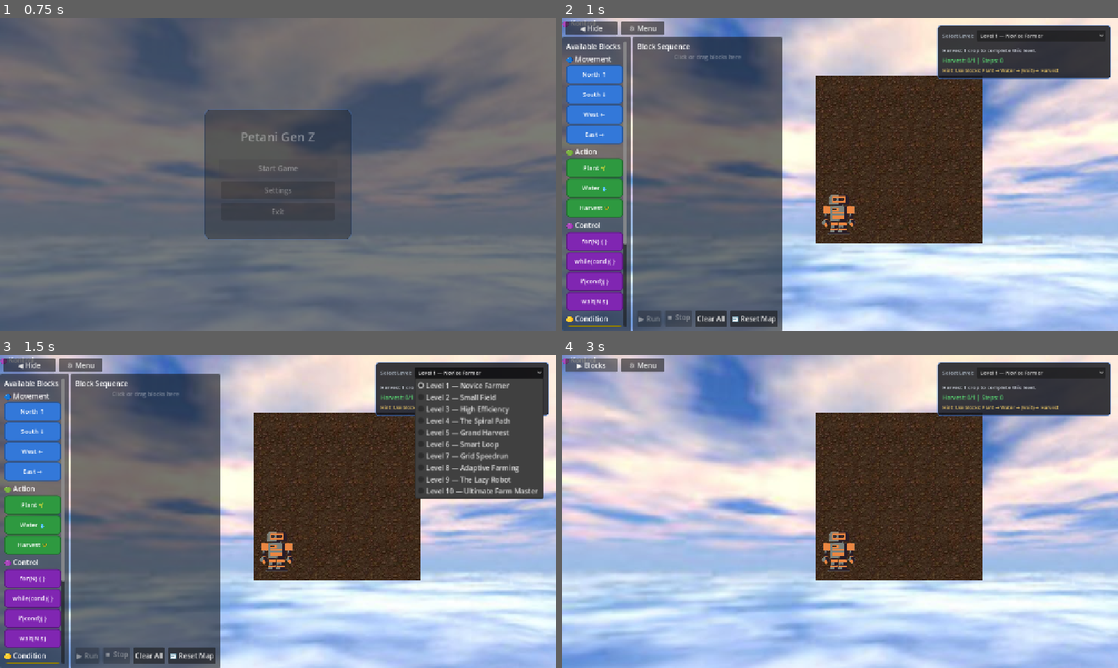
Above: before the commit, frames 1-4 (two rows, left to right).
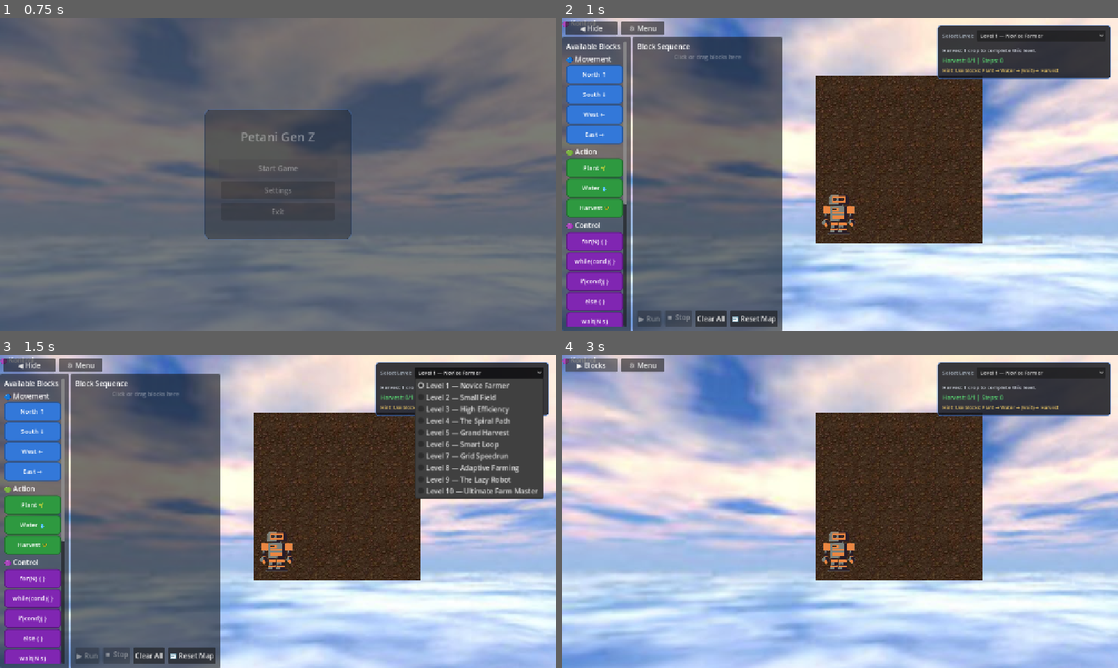
Above: after the commit, the same moments.

Repository: Kemas-Nayar/petani-gen-z
Game: Godot game, scene res://main_menu.tscn
Two runs of this game, one before a commit and one after it. Both use one fixed random seed, a clock stepped at 60 frames per second and the inputs below.
Inputs:
- Up to frame 1 (0.75 s): click "Start Game" at 0.5 s
- Up to frame 2 (1 s): no input
- Up to frame 3 (1.5 s): click "Level 1 — Novice Farmer" at 1.25 s
- Up to frame 4 (3 s): click "Level 1 — Novice Farmer" at 2 s; click "◀ Hide" at 2.75 s

Frame 1 is identical in both runs. In frame 2, 0.6% of the frame differs, in the area x 0-12%, y 59-99%; in frame 3, 0.6%; in frame 4, nothing differs.

Commit message:
ada update

Diff:
--- a/block_definition.gd
+++ b/block_definition.gd
@@ -43,6 +43,7 @@
 		create("for",     "for(N) { }",   Category.CONTROL,   control, BlockType.CONTROL_BLOCK, true),
 		create("while",   "while(cond){ }",Category.CONTROL,  control, BlockType.CONTROL_BLOCK, true),
 		create("if",      "if(cond){ }",  Category.CONTROL,   control, BlockType.CONTROL_BLOCK, true),
+		create("else",    "else { }",     Category.CONTROL,   control, BlockType.CONTROL_BLOCK, true),
 		create("wait",    "wait(N s)",    Category.CONTROL,   control, BlockType.SIMPLE, false),
 		# Tier 2 — Kondisi
 		create("is_planted",     "IsPlanted()",     Category.CONDITION, cond, BlockType.CONDITION),
@@ -51,6 +52,10 @@
 		create("is_not_planted", "IsNotPlanted()", Category.CONDITION, cond, BlockType.CONDITION),
 		create("is_not_watered", "IsNotWatered()", Category.CONDITION, cond, BlockType.CONDITION),
 		create("is_not_harvestable", "IsNotHarvestable()", Category.CONDITION, cond, BlockType.CONDITION),
+		create("is_path_north",  "IsPathNorth()",  Category.CONDITION, cond, BlockType.CONDITION),
+		create("is_path_south",  "IsPathSouth()",  Category.CONDITION, cond, BlockType.CONDITION),
+		create("is_path_west",   "IsPathWest()",   Category.CONDITION, cond, BlockType.CONDITION),
+		create("is_path_east",   "IsPathEast()",   Category.CONDITION, cond, BlockType.CONDITION),
 	]
 
 static func get_by_id(id: String) -> BlockDefinition:
--- a/block_executor.gd
+++ b/block_executor.gd
@@ -28,14 +28,27 @@
 	execution_finished.emit()
 
 func _run_list(nodes: Array[BlockNode], depth: int) -> void:
+	var last_if_evaluated_to_true: bool = false
+	var last_was_if: bool = false
 	for node in nodes:
 		if not is_running or LevelManager.level_complete or LevelManager.level_failed_state:
 			break
-		await _run_node(node, depth)
+		if node.id == "else":
+			block_highlighted.emit(node, depth)
+			if last_was_if and not last_if_evaluated_to_true:
+				await _run_list(node.children, depth + 1)
+			last_was_if = false
+		else:
+			if node.id == "if":
+				last_was_if = true
+				last_if_evaluated_to_true = _evaluate_condition(node.condition_id)
+			else:
+				last_was_if = false
+			await _run_node(node, depth)
 
 func _run_node(node: BlockNode, depth: int) -> void:
 	block_highlighted.emit(node, depth)
-	if node.id not in ["for", "while", "if"]:
+	if node.id not in ["for", "while", "if", "else"]:
 		LevelManager.on_step_executed()
 
 	match node.id:
@@ -102,6 +115,14 @@
 			return state != FarmTile.State.WATERED
 		"is_not_harvestable":
 			return state != FarmTile.State.HARVESTABLE
+		"is_path_north":
+			return character.has_path(Vector2i(0, -1))
+		"is_path_south":
+			return character.has_path(Vector2i(0, 1))
+		"is_path_west":
+			return character.has_path(Vector2i(-1, 0))
+		"is_path_east":
+			return character.has_path(Vector2i(1, 0))
 		_:
 			return false
 
--- a/block_sequence.gd
+++ b/block_sequence.gd
@@ -104,16 +104,9 @@
 				return true
 		return false
 
-	var target_nodes: Array = target_row.get_meta("block_nodes")
 	if data.get("reorder", false):
-		var source_nodes = data["source_nodes"]
-		if source_nodes == target_nodes:
-			return true  # Reorder dalam list yang sama
-		# Izinkan memindahkan dari nested (children) ke baris top-level
-		return target_nodes == program
-
-	if target_row.get_meta("depth", 0) > 0:
-		return false
+		return true
+
 	return _is_valid_top_level_block(data["block_id"])
 
 func _drop_on_row(at_position: Vector2, data: Variant, target_row: Control) -> void:
@@ -135,16 +128,16 @@
 			# Reorder normal dalam list yang sama
 			var insert_index := _get_insert_index_before_row(at_position, target_row, target_nodes)
 			reorder_block_in_list(target_nodes, data["source_index"], insert_index)
-		elif target_nodes == program:
-			# Pindahkan dari children ke program utama
+		else:
+			# Pindahkan dari source_nodes ke target_nodes
 			var block: BlockNode = source_nodes[data["source_index"]]
 			source_nodes.remove_at(data["source_index"])
-			var insert_index := _get_insert_index_before_row(at_position, target_row, program)
-			program.insert(clampi(insert_index, 0, program.size()), block)
+			var insert_index := _get_insert_index_before_row(at_position, target_row, target_nodes)
+			target_nodes.insert(clampi(insert_index, 0, target_nodes.size()), block)
 			_refresh_ui()
 	else:
-		var insert_index := _get_insert_index_before_row(at_position, target_row, program)
-		add_block_to_program(data["block_id"], insert_index)
+		var insert_index := _get_insert_index_before_row(at_position, target_row, target_nodes)
+		add_block_to_list(data["block_id"], target_nodes, insert_index)
 
 
 func _is_valid_top_level_block(block_id: String) -> bool:
@@ -153,23 +146,33 @@
 		return false
 	return def.category != BlockDefinition.Category.CONDITION
 
-func add_block_to_program(block_id: String, insert_index: int = -1) -> void:
+func count_total_blocks(nodes: Array[BlockNode]) -> int:
+	var total = 0
+	for node in nodes:
+		total += 1
+		total += count_total_blocks(node.children)
+	return total
+
+func add_block_to_list(block_id: String, list: Array, insert_index: int = -1) -> void:
 	if executor.is_running:
 		return
 	if not _is_valid_top_level_block(block_id):
 		status_label.text = tr("Condition blocks can only be inside for/while/if.")
 		return
-	if program.size() >= MAX_BLOCKS:
+	if count_total_blocks(program) >= MAX_BLOCKS:
 		status_label.text = tr("Program full!")
 		return
 
 	var node := _make_block_node(block_id)
-	if insert_index < 0 or insert_index >= program.size():
-		program.append(node)
+	if insert_index < 0 or insert_index >= list.size():
+		list.append(node)
 	else:
-		program.insert(insert_index, node)
+		list.insert(insert_index, node)
 	status_label.text = ""
 	_refresh_ui()
+
+func add_block_to_program(block_id: String, insert_index: int = -1) -> void:
+	add_block_to_list(block_id, program, insert_index)
 
 func _get_insert_index_for_list(at_position: Vector2, nodes: Array[BlockNode]) -> int:
 	var rows := _get_rows_for_list(nodes)
@@ -453,6 +456,16 @@
 			hbox.add_child(lbl2)
 
 			block_panel.add_child(hbox)
+		elif node.id == "else":
+			var lbl = Label.new()
+			lbl.text = tr("else") + " {"
+			lbl.horizontal_alignment = HORIZONTAL_ALIGNMENT_CENTER
+			lbl.vertical_alignment = VERTICAL_ALIGNMENT_CENTER
+			lbl.add_theme_color_override("font_color", Color.WHITE)
+			lbl.add_theme_font_size_override("font_size", 13)
+			lbl.set_anchors_and_offsets_preset(Control.PRESET_FULL_RECT)
+			lbl.mouse_filter = Control.MOUSE_FILTER_PASS
+			block_panel.add_child(lbl)
 		else:
 			var lbl = Label.new()
 			lbl.text = tr(def.label)
--- a/character_body_2d.gd
+++ b/character_body_2d.gd
@@ -70,3 +70,9 @@
 	tween.tween_property(self, "position", original_pos - Vector2(6, 0), 0.05)
 	tween.tween_property(self, "position", original_pos, 0.05)
 	return tween
+
+func has_path(direction: Vector2i) -> bool:
+	if tile_map_layer == null:
+		return false
+	var target_grid_pos = grid_pos + direction
+	return tile_map_layer.get_cell_tile_data(target_grid_pos) != null
--- a/child_drop_zone.gd
+++ b/child_drop_zone.gd
@@ -4,7 +4,7 @@
 	if not (data is Dictionary and data.has("block_id")):
 		return false
 	var def := BlockDefinition.get_by_id(data["block_id"])
-	if def == null or def.has_children or def.category == BlockDefinition.Category.CONDITION:
+	if def == null or def.category == BlockDefinition.Category.CONDITION:
 		return false
 	var sequence_ref = get_meta("sequence_ref")
 	return sequence_ref != null and not sequence_ref.executor.is_running
--- a/settings_manager.gd
+++ b/settings_manager.gd
@@ -160,6 +160,12 @@
 	t_id.add_message("IsNotPlanted()", "BelumDitanam()")
 	t_id.add_message("IsNotWatered()", "BelumDisiram()")
 	t_id.add_message("IsNotHarvestable()", "BelumSiapPanen()")
+	t_id.add_message("else", "selain_itu")
+	t_id.add_message("else { }", "selain_itu { }")
+	t_id.add_message("IsPathNorth()", "AdaJalanUtara()")
+	t_id.add_message("IsPathSouth()", "AdaJalanSelatan()")
+	t_id.add_message("IsPathWest()", "AdaJalanBarat()")
+	t_id.add_message("IsPathEast()", "AdaJalanTimur()")
 
 	# Popups (Indonesian)
 	t_id.add_message("🎉 Level Complete!\n%s", "🎉 Level Selesai!\n%s")
